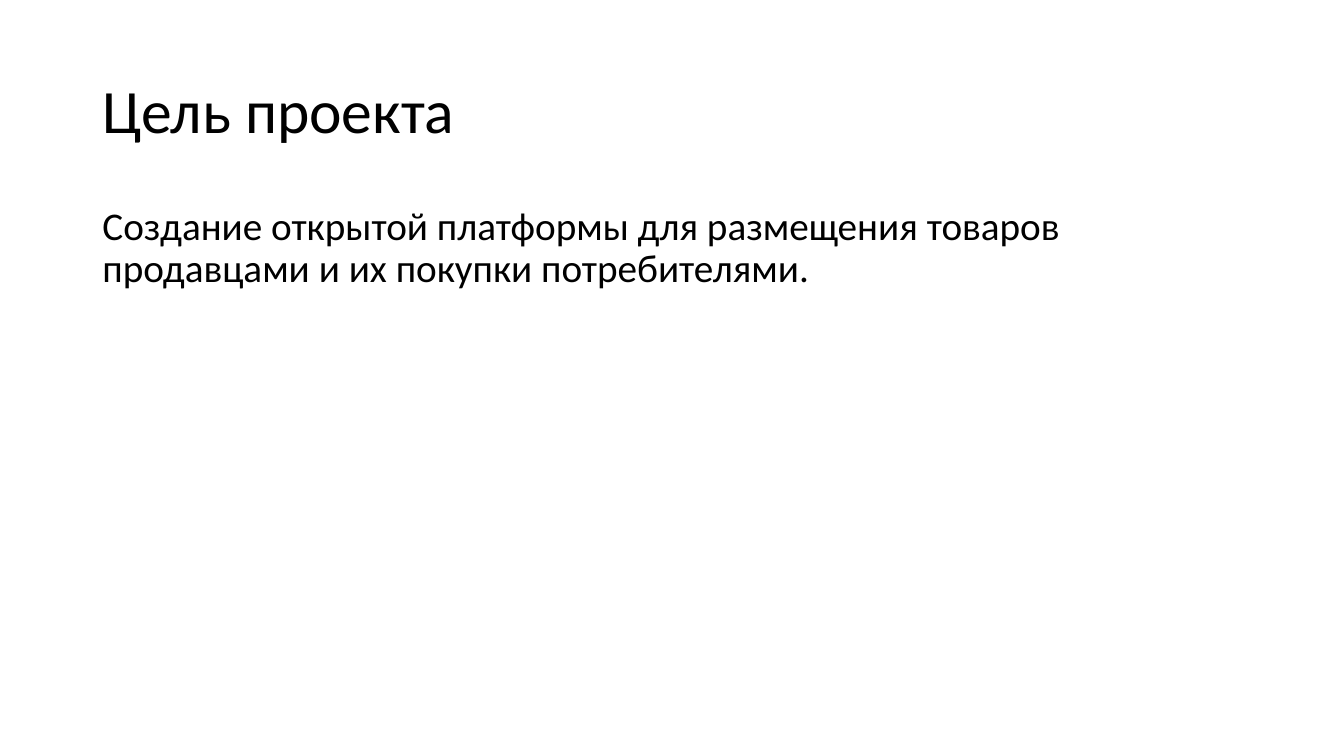
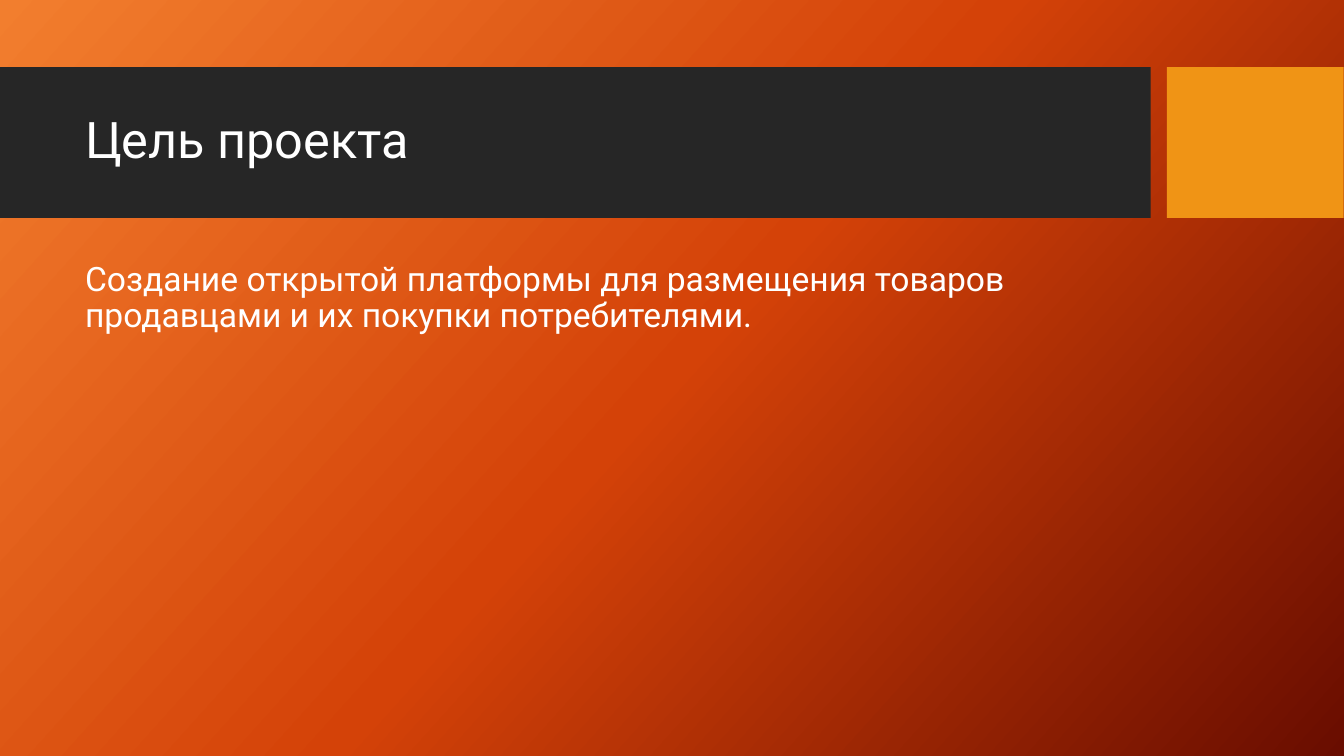
Before and after one commit to lycayan18/Zamkadishi_Marketplace, a slide deck: slide 3 of docs/Vodorod Store.pptx. Drawn at 1344x756 pixels with LibreOffice and Linux fonts; fonts in the diff are those of the drawing; background and template pictures are left out. Boxes give left, top, right and bottom in pixels: in the first picture for what was removed or moved away, otherwise in the second. Text is boxed around its words. In the diff, an @@ line names an element or a change of style, - is before the commit and + after.

```diff
--- a/docs/Vodorod Store.pptx
+++ b/docs/Vodorod Store.pptx
@@ background #FFFFFF to picture (left out) @@
@@ rectangle added at <box>0,68,1150,219</box>, fill #262626 @@
@@ title "Цель проекта": place and size @@
-title "Цель проекта" at <box>102,93,454,143</box>
+title "Цель проекта" at <box>85,122,409,169</box>
@@ title "Цель проекта" at <box>85,122,409,169</box>: size 44 to 36 pt, font Calibri to Roboto, text colour #000000 to #FFFFFF @@
@@ rectangle added at <box>1168,68,1344,219</box>, fill #F09415 @@
@@ text "Создание открытой платформы для размещения ...": place and size @@
-text "Создание открытой платформы для размещения ..." at <box>102,213,1060,289</box>
+text "Создание открытой платформы для размещения ..." at <box>85,265,1004,334</box>
@@ text "Создание открытой платформы для размещения ..." at <box>85,265,1004,334</box>: size 28 to 24 pt, font Calibri to Roboto, text colour #000000 to #FFFFFF @@
```
Also in this commit, not shown: 6 other slides changed, 1 slide removed, 1 other file.
